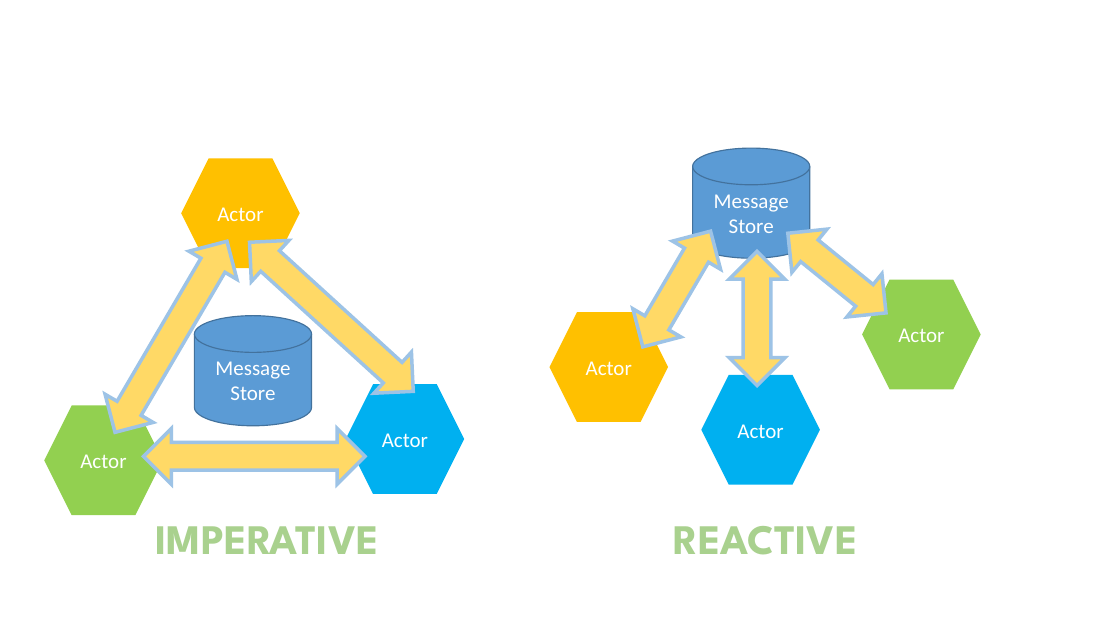
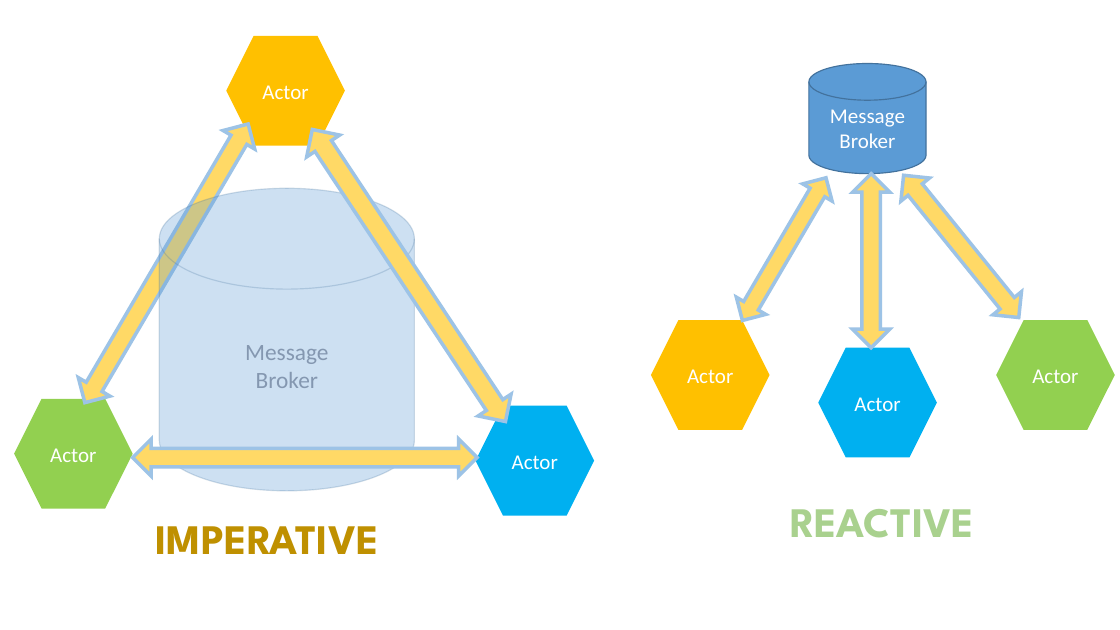
Before and after one commit to aliostad/PublicImages, a slide deck: slide 4 of diagrams/Diagrams.pptx. Drawn at 1120x630 pixels with LibreOffice and Linux fonts; fonts in the diff are those of the drawing. Boxes give left, top, right and bottom in pixels: in the first picture for what was removed or moved away, otherwise in the second. Text is boxed around its words. In the diff, an @@ line names an element or a change of style, - is before the commit and + after.

Commit message:
reactive 2

```diff
--- a/diagrams/Diagrams.pptx
+++ b/diagrams/Diagrams.pptx
@@ hexagon "Actor": place and size @@
-hexagon "Actor" at bbox=[181, 158, 300, 268]
+hexagon "Actor" at bbox=[226, 36, 344, 146]
@@ cylinder "Message": place and size @@
-cylinder "Message" at bbox=[693, 148, 810, 258]
+cylinder "Message" at bbox=[809, 64, 926, 174]
@@ up down arrow: place and size @@
-up down arrow at bbox=[91, 227, 251, 447]
+up down arrow at bbox=[69, 115, 264, 412]
@@ up down arrow at bbox=[296, 119, 522, 433]: rotation 132 to 146 degrees @@
@@ text in cylinder at bbox=[839, 133, 895, 148]: text changed @@
-Store
+Broker
@@ up down arrow: place and size @@
-up down arrow at bbox=[619, 217, 735, 361]
+up down arrow at bbox=[728, 169, 840, 329]
@@ up down arrow: place and size @@
-up down arrow at bbox=[729, 251, 785, 386]
+up down arrow at bbox=[853, 174, 890, 348]
@@ up down arrow at bbox=[889, 163, 1033, 329]: rotation 309 to 321 degrees @@
@@ cylinder "Message": place and size @@
-cylinder "Message" at bbox=[194, 316, 311, 426]
+cylinder "Message" at bbox=[160, 188, 415, 491]
@@ cylinder "Message" at bbox=[160, 188, 415, 491]: fill #5B9BD5 to #5B9BD5 at 30% opacity @@
@@ hexagon "Actor": place and size @@
-hexagon "Actor" at bbox=[549, 313, 668, 423]
+hexagon "Actor" at bbox=[651, 320, 770, 430]
@@ hexagon "Actor": place and size @@
-hexagon "Actor" at bbox=[862, 280, 981, 390]
+hexagon "Actor" at bbox=[996, 320, 1115, 430]
@@ text in cylinder at bbox=[245, 345, 328, 364]: size 18 to 20 pt, text colour #FFFFFF to #8497B0 in "Message" @@
@@ hexagon "Actor": place and size @@
-hexagon "Actor" at bbox=[702, 375, 820, 485]
+hexagon "Actor" at bbox=[818, 348, 937, 458]
@@ text in cylinder at bbox=[256, 372, 318, 388]: text changed; size 18 to 20 pt; text colour #FFFFFF to #8497B0 @@
-Store
+Broker
@@ hexagon "Actor": place and size @@
-hexagon "Actor" at bbox=[45, 406, 163, 516]
+hexagon "Actor" at bbox=[14, 399, 133, 509]
@@ hexagon "Actor": place and size @@
-hexagon "Actor" at bbox=[346, 384, 465, 494]
+hexagon "Actor" at bbox=[476, 406, 594, 516]
@@ up down arrow: place and size @@
-up down arrow at bbox=[144, 429, 365, 484]
+up down arrow at bbox=[133, 439, 477, 476]
@@ text "IMPERATIVE" at bbox=[156, 526, 379, 554]: text colour #A9D18E to #BF9000 @@
@@ text "REACTIVE": place and size @@
-text "REACTIVE" at bbox=[674, 526, 858, 555]
+text "REACTIVE" at bbox=[790, 509, 974, 538]
```
Also in this commit, not shown: 1 other file.
